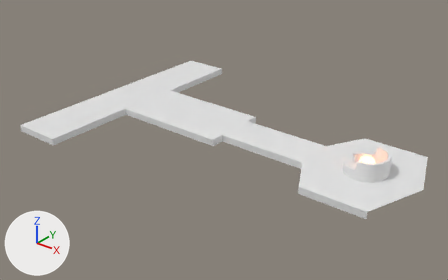
What one commit did to the Blender file Assets/Models/story levels/part_0/levels/part_0_lv_0.blend.
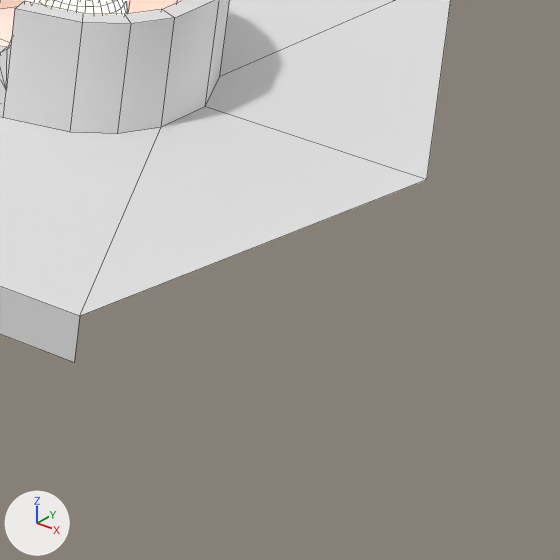
Each version appears first whole from a camera (50 mm lens) standing at (16.7, -23.1, 13.4) and looking at (-1.1, -0.9, -0.4), and next in a close-up on the part from 79% to 99% of the width and 58% to 90% of the height. Arrows for +X, +Y and +Z are at lower left; the lights stay in place. The close-ups show mesh edges as thin lines.

The scene before the commit, as lines of its bpy script (objects in view):
```python
me_mainroom_mesh_001 = bpy.data.meshes.new('MainRoom_Mesh.001')
me_mainroom_mesh_001.from_pydata(...)  # 68 vertices, 48 faces; spans x -10.0..9.0, y -6.7..0.0, z -0.4..0.9
me_mainroom_mesh_001.polygons.foreach_set('use_smooth', [True] * 48)
# faces by material slot: [32, 16]
me_mainroom_mesh_001.materials.append(None)
me_mainroom_mesh_001.materials.append(None)
# before: 0 (9.0, 0.0, 0.0) at pixel (426, 179), 9 (8.0, -3.1, 0.0) at pixel (79, 316), 14 (3.7, -1.1, -0.4), 15 (-1.1, -1.1, -0.4), 16 (-7.4, -6.7, -0.4)
# before: 17 (-10.0, -6.7, -0.4), 18 (8.0, -3.1, -0.4) at pixel (74, 362), 19 (-1.1, 0.0, -0.4), 20 (4.7, -3.1, -0.4), 21 (-3.6, 0.0, -0.4)
# before: 22 (-3.6, -1.8, -0.4), 23 (-7.4, -1.8, -0.4)
me_sphere = bpy.data.meshes.new('Sphere')
me_sphere.from_pydata(...)  # a UV sphere (32 segments, 16 rings, poles along z) spanning x -0.35..0.35, y -0.35..0.35, z -0.35..0.35
me_sphere.polygons.foreach_set('use_smooth', [True] * 512)
me_sphere.materials.append(mat_target_mat)  # white #e7e7e7
ob_main_floor = bpy.data.objects.new('Main_Floor', me_mainroom_mesh_001)
ob_main_floor.location = (0.0, 0.0, 0.0)
_m = ob_main_floor.modifiers.new('Mirror', 'MIRROR')
_m.use_axis = (False, True, False)
ob_target = bpy.data.objects.new('Target', me_sphere)
ob_target.location = (6.333, 0.0, 0.414)
```
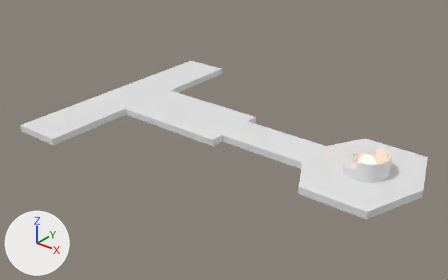
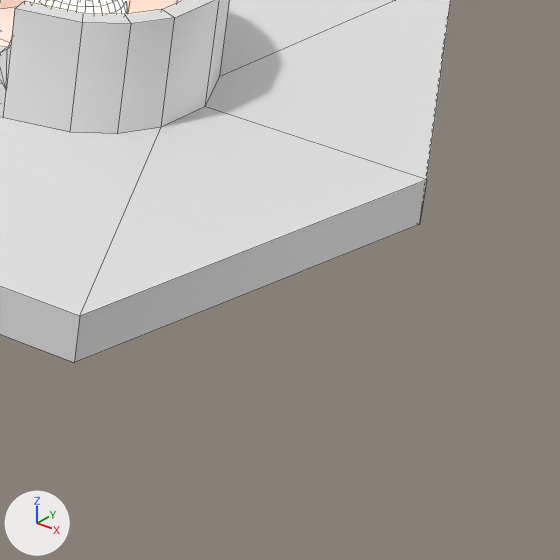
What the commit changed:
me_mainroom_mesh_001 has 68 vertices, 48 faces and spans x -10.0..9.0, y -6.7..0.0, z -0.4..0.9.
me_mainroom_mesh_001 is used by ob_main_floor; location (0.0, 0.0, 0.0).
Verts and faces of me_mainroom_mesh_001; kept vertices keep their numbers, new ones are numbered from 68.
Part 1, on me_mainroom_mesh_001:
New vertex 68 is at (-10.0, 0.0, -0.4).
New vertex 69 is at (9.0, 0.0, -0.4), pixel (419, 224).
New faces: (0, 9, 18, 69), (21, 22, 23, 68), (14, 69, 18, 20), (16, 17, 68, 23), (14, 15, 19, 69).

Boxes [x1, y1, x2, y2] around the edits, measured in the close-ups (560 x 560 px):
part 1 of me_mainroom_mesh_001, added
    after: [75, 180, 427, 362]
